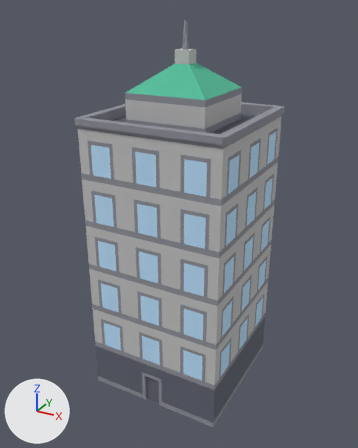
The glTF model public/models/props/nyc-midrise-a.glb as it was, and as the next commit left it.
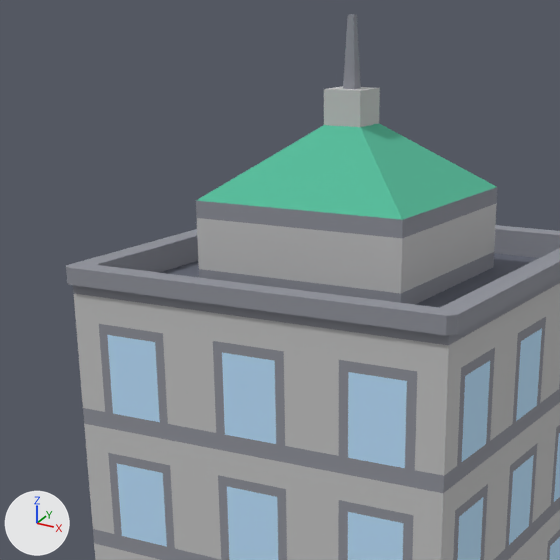
Each version is shown whole from a camera (50 mm lens) standing at (1.87, -3.5, 3.25) and looking at (-0.03, -0.04, 1.52), then close up on the part from 14% to 74% of the width and 3% to 52% of the height. Lighting does not change. The marker at lower left points along +X, +Y and +Z. The older version's two pictures come first.

The first close-up shows 'skyscraperE'.
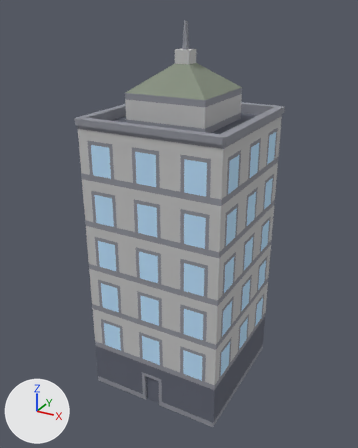
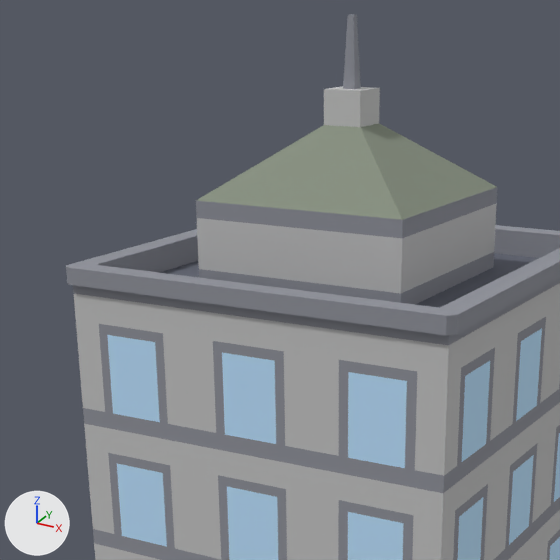
Pixel boxes (x1, y1, x2, y2) of what changed, in the close-ups (560 x 560 px):
'skyscraperE', recoloured (green to grey): (196, 121, 497, 222) in both

Diff of the bpy script that builds the scene:
```diff
--- a/public/models/props/nyc-midrise-a.glb.py
+++ b/public/models/props/nyc-midrise-a.glb.py
@@ mat_roof @@
 mat_roof = principled_material('roof')
-mat_roof.base_color = (0.09, 0.51, 0.33)  # green #55bd9b
+mat_roof.base_color = (0.246, 0.283, 0.22)  # grey #889181
 mat_roof.roughness = 1.0
```
